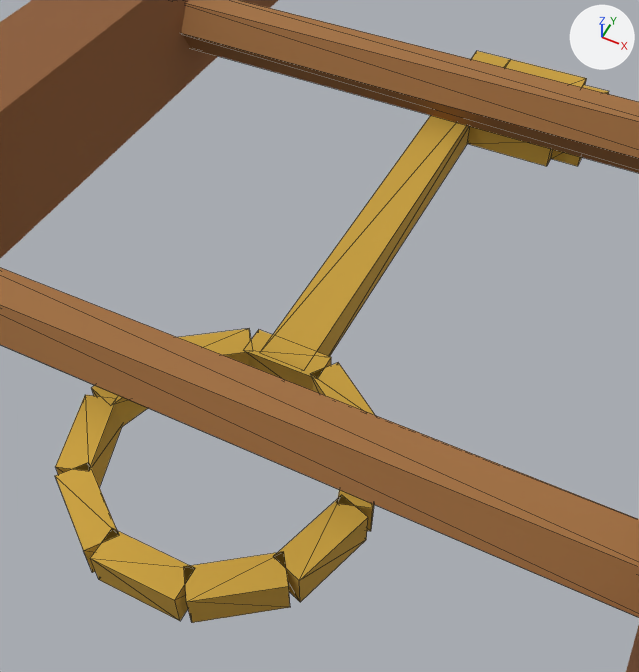
The glTF model src/three/models/items.glb as it was, and as the next commit left it.
Before and after are seen from a camera (50 mm lens) standing at (0.16, -0.379, 0.398) and looking at (-0.002, -0.054, -0.009). The axes (+X, +Y, +Z) are drawn at upper right. The lights are the same throughout. The older version comes first. Mesh edges are drawn as thin lines. Vertices at exactly the same position are counted once.

The first picture shows 'key', 'ladder'.
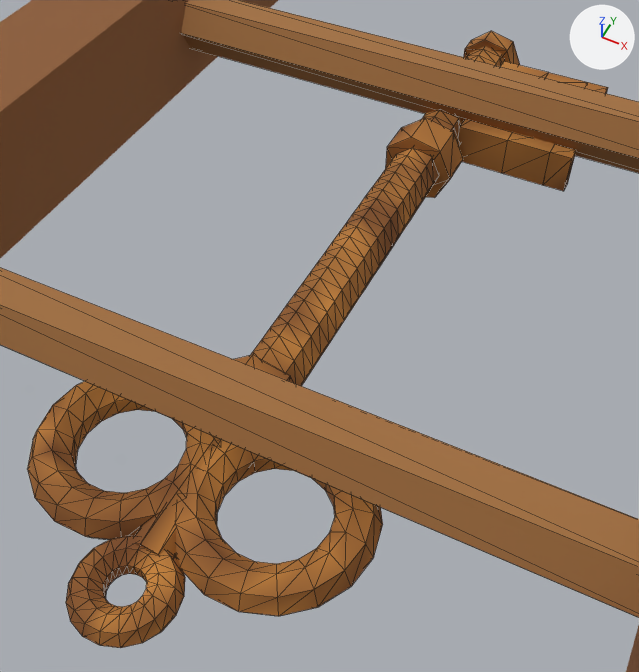
Location of each change, [x1, y1, x2, y2] in pixels of the pictures (639 x 672 px):
'key', reshaped (8% taller): before [55, 51, 609, 623]; after [27, 31, 608, 648]
part 1 of me_key, added (brown): after [27, 381, 215, 540]
part 2 of me_key, added (brown): after [175, 441, 383, 616]
part 3 of me_key, added (brown): after [66, 536, 185, 648]
part 4 of me_key, added (brown): after [135, 437, 224, 556]
part 5 of me_key, added (brown): after [234, 355, 294, 383]
part 6 of me_key, added (brown): after [386, 118, 463, 198]
part 7 of me_key, added (brown): after [464, 31, 520, 65]
part 8 of me_key, rebuilt: before [260, 51, 587, 370]; after [251, 46, 504, 386]
part 9 of me_key, added (brown): after [458, 61, 608, 191]
part 10 of me_key, deleted: before [55, 85, 609, 623]

Diff of the bpy script that builds the scene:
```diff
--- a/src/three/models/items.glb.py
+++ b/src/three/models/items.glb.py
@@ me_key @@
 # used by ob_key; location = (0.0, 0.0, 0.0)
-me_key.from_pydata(...)  # 110 vertices, 168 faces; spans x -0.083..0.095, y -0.25..0.25, z 0.0..0.022
+me_key.from_pydata(...)  # 752 vertices, 1478 faces; spans x -0.094..0.095, y -0.282..0.25, z -0.005..0.045
+# me_key part 1: a new loose piece, a torus around z (ring radius 0.041, tube radius 0.012) spanning x -0.094..0.01, y -0.241..-0.139, z 0.008..0.032, in mat_painted
+# me_key part 2: a new loose piece, a torus around z (ring radius 0.041, tube radius 0.012) spanning x -0.01..0.094, y -0.241..-0.139, z 0.008..0.032, in mat_painted
+# me_key part 3: a new loose piece, a torus around z (ring radius 0.018, tube radius 0.009) spanning x -0.027..0.027, y -0.282..-0.228, z 0.011..0.029, in mat_painted
+# me_key part 4: a new loose piece, a 7-sided cylinder along y spanning x -0.01..0.011, y -0.237..-0.14, z 0.009..0.031, in mat_painted
+# me_key part 5: a new loose piece, a 7-sided cylinder along y spanning x -0.023..0.026, y -0.155..-0.125, z -0.005..0.045, in mat_painted
+# me_key part 6: a new loose piece, a 7-sided cylinder along y spanning x -0.023..0.025, y 0.09..0.115, z -0.004..0.044, in mat_painted
+# me_key part 7: a new loose piece, a 7-sided cylinder along y spanning x -0.02..0.022, y 0.235..0.25, z -0.001..0.041, in mat_painted
+# me_key part 8: the loose piece of 14 vertices spanning x -0.014..0.075, y -0.105..0.25, z 0.0..0.022 is rebuilt with 280 vertices and now spans x -0.015..0.017, y -0.15..0.24, z 0.003..0.037
+# me_key part 9: a new loose piece of 30 vertices spanning x 0.015..0.095, y 0.13..0.225, z 0.006..0.034, in mat_painted
+# me_key part 10: 12 loose pieces with 96 vertices, spanning x -0.083..0.095, y -0.25..0.24, z 0.0..0.022, are deleted
+# other edits to the shape of me_key do not show in these pictures
 me_key.materials.append(mat_painted)
```
